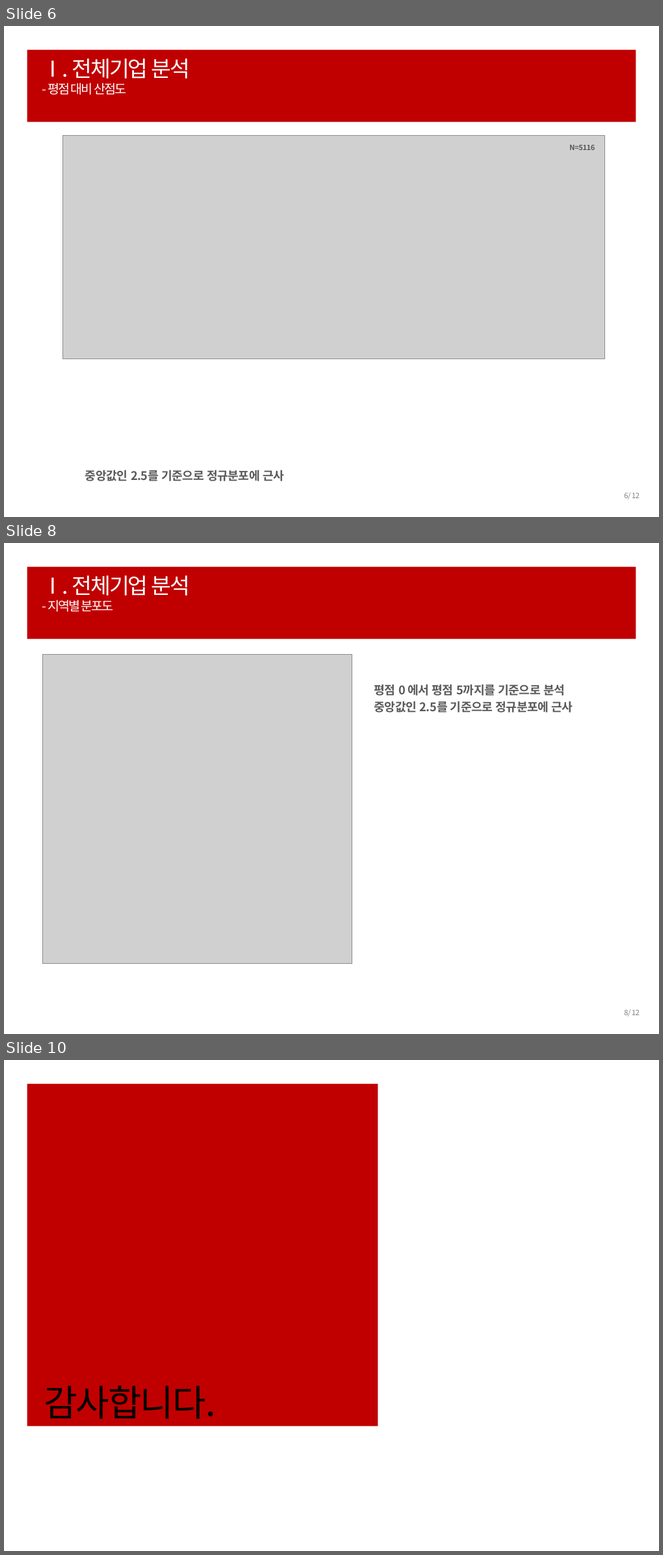
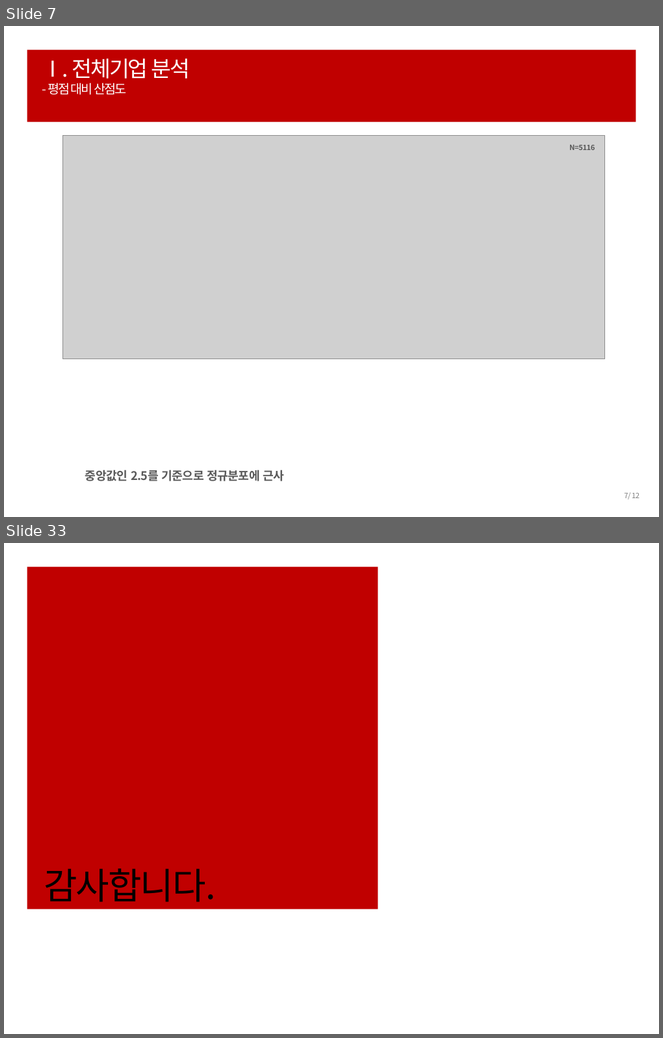
Before and after one commit to ParkHwan/R-studio, a slide deck: project/발표용(이경재) ppt.pptx. Shown one above the other, each under a label of ours: slides 6, 8 and 10 before the commit, slides 7 and 33 after it; the slides between them are not shown. The pictures are 663x1555 and 663x1038 pixels, drawn with LibreOffice and Linux fonts; fonts in the diff are those of the drawing; grey boxes stand for pictures. Boxes give left, top, right and bottom in pixels: in the first picture for what was removed or moved away, otherwise in the second. Text is boxed around its words. In the diff, an @@ line names an element or a change of style, - is before the commit and + after.

```diff
--- a/project/발표용(이경재) ppt.pptx
+++ b/project/발표용(이경재) ppt.pptx
@@ slide 8 removed at <box>4,543,659,1034</box>, background #FFFFFF @@
@@ rectangle removed at <box>27,566,636,639</box> @@
@@ title removed at <box>42,575,191,612</box> @@
-Ⅰ. 전체기업 분석
-- 지역별 분포도
@@ picture removed at <box>42,654,352,964</box> @@
@@ text removed at <box>374,684,573,713</box> @@
-평점 0 에서 평점 5까지를 기준으로 분석
-중앙값인 2.5를 기준으로 정규분포에 근사
@@ page number removed at <box>624,1010,640,1017</box> @@
-8/ 12
@@ what was slide 6 is now slide 7 @@
@@ page number at <box>624,493,640,500</box>: text changed @@
-6/ 12
+7/ 12
@@ what was slide 10 is now slide 33 @@
```
Also in this commit, not shown: 6 slides changed, 24 slides added, 48 other files.
